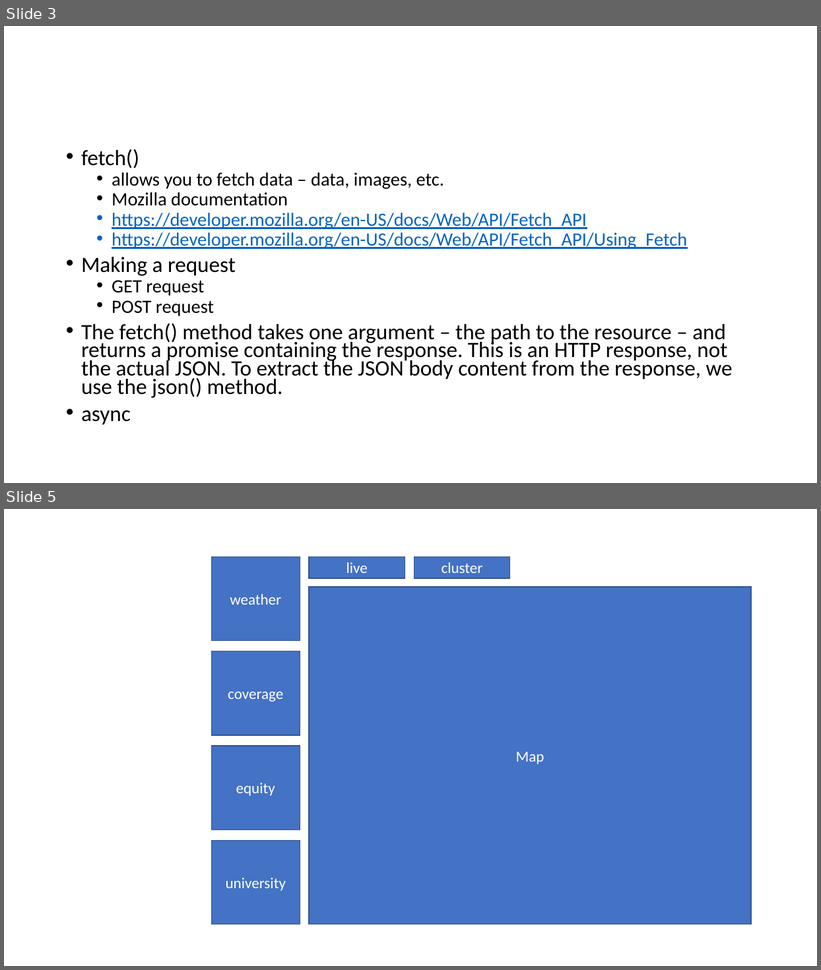
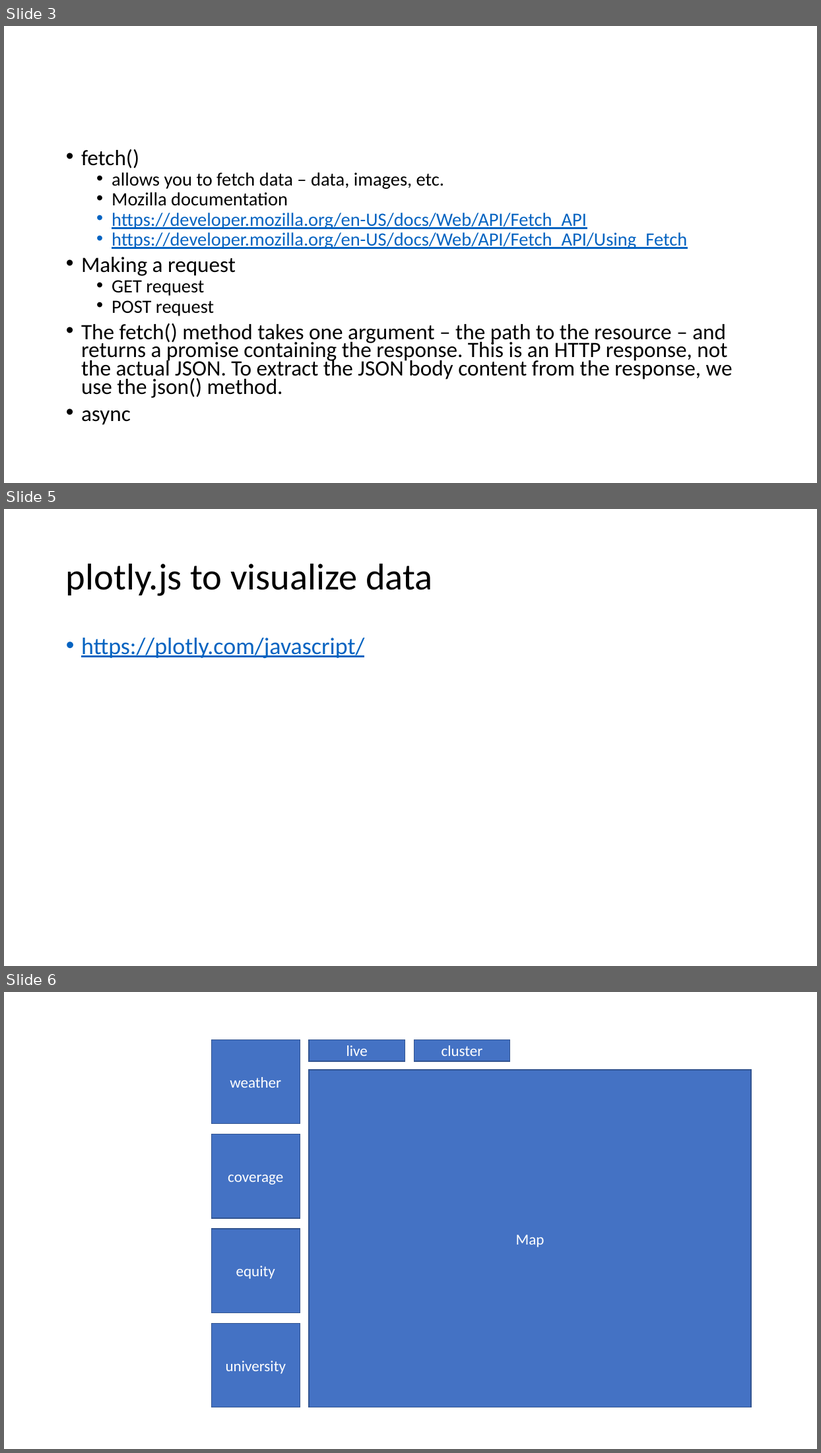
Before and after one commit to kevinclee26/dc_micro_mobo, a slide deck: assets/images/medium.pptx. Shown one above the other, each under a label of ours: slides 3 and 5 before the commit, slides 3, 5 and 6 after it; the slides between them are not shown. The pictures are 821x970 and 821x1453 pixels, drawn with LibreOffice and Linux fonts; fonts in the diff are those of the drawing. Boxes give left, top, right and bottom in pixels: in the first picture for what was removed or moved away, otherwise in the second. Text is boxed around its words. In the diff, an @@ line names an element or a change of style, - is before the commit and + after.

```diff
--- a/assets/images/medium.pptx
+++ b/assets/images/medium.pptx
@@ slide 5 added at [4,509,817,966], background #FFFFFF @@
@@ title added at [66,563,432,596], 44 pt, text #000000 @@
+plotly.js to visualize data
@@ text added at [81,638,364,658], 28 pt, text #0563C1, underline @@
+• https://plotly.com/javascript/
@@ what was slide 5 is now slide 6 @@
```
Also in this commit, not shown: 1 slide changed, 2 other files.
